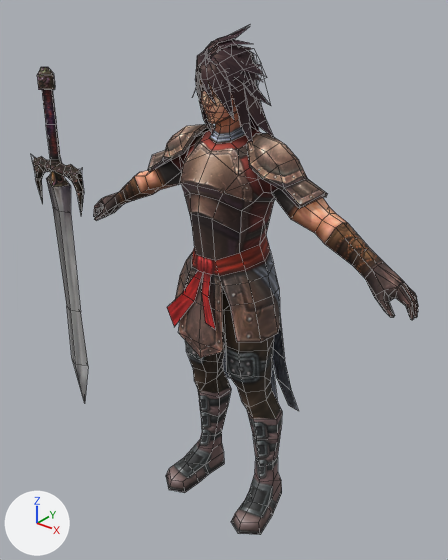
One commit to the FBX model TaidouARPGProject/Assets/Model/Boy/man_hit.FBX: the scene before it, then after it.
Before and after are seen from a camera (50 mm lens) standing at (1.2, -1.46, 1.89) and looking at (-0.1, 0.17, 0.89). The lights are fixed; the arrows at lower left show +X, +Y and +Z. Mesh edges are drawn as thin lines. Where no turn or scale is listed for an object, it has been applied to the vertices.

The first picture shows 'ce01_leg01', 'lod1'.
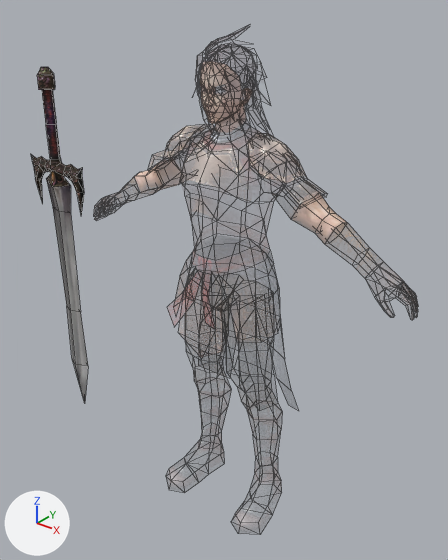
The change, as a diff of the scene's bpy script:
```diff
--- a/TaidouARPGProject/Assets/Model/Boy/man_hit.FBX.py
+++ b/TaidouARPGProject/Assets/Model/Boy/man_hit.FBX.py
@@ img_man_tga @@
-img_man_tga = load_image('man.tga', 'man.tga', 512, 512, 'sRGB')
+img_man_tga = load_image('man.tga', 'man.tga', 512, 512, 'Non-Color')
@@ mat_material__41 @@
 n2 = _N.new('ShaderNodeTexImage'); n2.name = 'Image Texture'
 n0 = _N.new('ShaderNodeBsdfPrincipled'); n0.name = 'Principled BSDF'
 n2.image = img_man_tga
+n3 = _N.new('ShaderNodeTexImage'); n3.name = 'Image Texture.001'
+n3.image = img_man_tga
 _L.new(n2.outputs[0], n0.inputs[0])  # 'Color' to 'Base Color'
-_L.new(n2.outputs[1], n0.inputs[4])  # 'Alpha' to 'Alpha'
 _L.new(n0.outputs[0], n1.inputs[0])  # 'BSDF' to 'Surface'
+_L.new(n3.outputs[0], n0.inputs[4])  # 'Color' to 'Alpha'
```

Where the change shows, as pixel boxes [x1, y1, x2, y2] in the pictures (448 x 560 px):
'ce01_leg01', surface changed: [93, 25, 418, 535] in both
